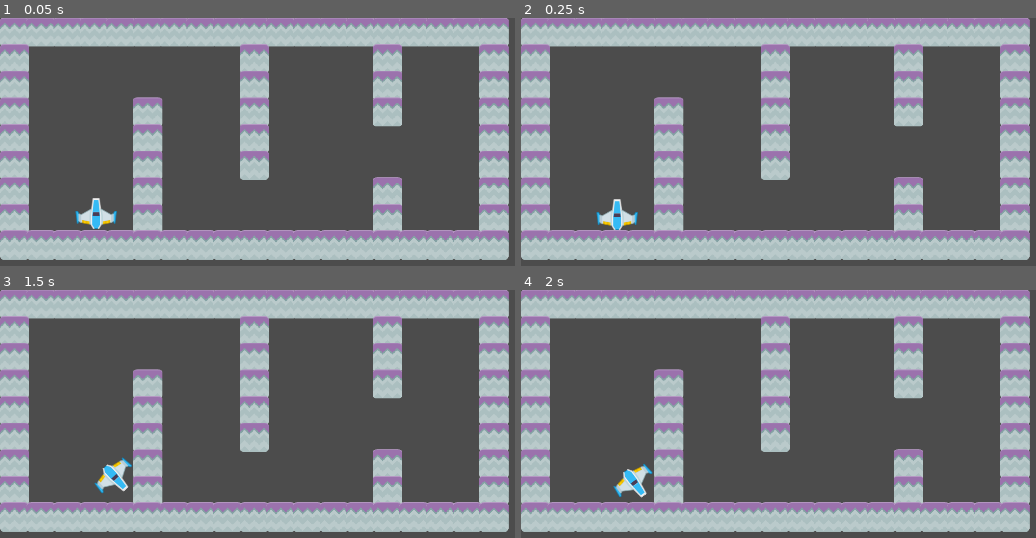
Above: before the commit, frames 1-4 (two rows, left to right).
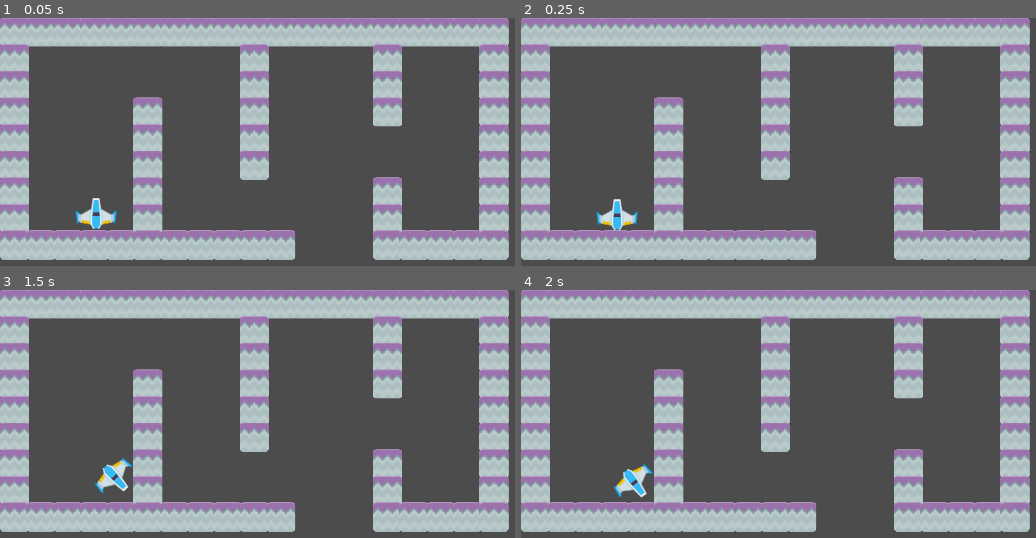
Above: after the commit, the same moments.

Repository: fferdinandg/gamedev_tutorial_2
Game: Godot game, scene res://scenes/MainLevel.tscn
Two runs of this game, one before a commit and one after it. Both use one fixed random seed, a clock stepped at 60 frames per second and the inputs below.
Inputs:
- Up to frame 1 (0.05 s): no input
- Up to frame 2 (0.25 s): no input
- Up to frame 3 (1.5 s): tap Enter at 0.5 s; hold Right (move_right) 0.53-1.28 s; hold Down (move_down) from 1.28 s (still down)
- Up to frame 4 (2 s): keep holding Down (move_down)

The runs differ from the first frame. In frame 1, 1.8% of the frame differs, in the area x 56-73%, y 85-98%; in frame 2, 1.8%; in frame 3, 1.8%; in frame 4, 1.8%.

Commit message:
finished game

Diff:
--- a/scenes/BlueShip.gd
+++ b/scenes/BlueShip.gd
@@ -2,8 +2,9 @@
 
 var thrust = Vector2(0, -250)
 var torque = 15000
+var reset = false
 
-func _integrate_forces(state):
+func _integrate_forces(_state):
 	if Input.is_action_pressed("ui_up"):
 		applied_force = thrust.rotated(rotation)
 	else:
@@ -14,3 +15,11 @@
 	if Input.is_action_pressed("ui_left"):
 		rotation_dir -= 1
 	applied_torque = rotation_dir * torque
+
+	if reset:
+		var t = _state.get_transform()
+		t.origin.x = 231
+		t.origin.y = 470
+		reset = false
+
+		_state.set_transform(t)
--- /dev/null
+++ b/scenes/DeathArea.gd
@@ -0,0 +1,6 @@
+extends Area2D
+
+
+func _on_DeathArea_body_entered(body: RigidBody2D):
+	if (body.name == "BlueShip"):
+		body.reset = true
--- a/scenes/MainLevel.tscn
+++ b/scenes/MainLevel.tscn
@@ -1,12 +1,13 @@
-[gd_scene load_steps=8 format=2]
+[gd_scene load_steps=10 format=2]
 
 [ext_resource path="res://scenes/BlueShip.tscn" type="PackedScene" id=2]
 [ext_resource path="res://assets/stone.png" type="Texture" id=3]
 [ext_resource path="res://scenes/ObjectiveArea.gd" type="Script" id=4]
+[ext_resource path="res://scenes/ResetArea.gd" type="Script" id=5]
 [ext_resource path="res://scenes/BlueShip.gd" type="Script" id=6]
 
 [sub_resource type="RectangleShape2D" id=1]
-extents = Vector2( 89.8438, 218.625 )
+extents = Vector2( 91.9219, 55.3125 )
 
 [sub_resource type="ConvexPolygonShape2D" id=3]
 points = PoolVector2Array( 0, 0, 70, 0, 70, 70, 0, 70 )
@@ -34,6 +35,9 @@
 } ]
 0/z_index = 0
 
+[sub_resource type="RectangleShape2D" id=5]
+extents = Vector2( 91.5, 10 )
+
 [node name="MainLevel" type="Node"]
 
 [node name="PlatformBlue" type="Node2D" parent="."]
@@ -43,7 +47,7 @@
 script = ExtResource( 4 )
 
 [node name="CollisionShape2D" type="CollisionShape2D" parent="ObjectiveArea"]
-position = Vector2( 1060.84, 290.625 )
+position = Vector2( 987, 322 )
 shape = SubResource( 1 )
 
 [node name="BlueShip" parent="." instance=ExtResource( 2 )]
@@ -56,6 +60,14 @@
 position = Vector2( 0, -1 )
 tile_set = SubResource( 2 )
 format = 1
-tile_data = PoolIntArray( 0, 0, 0, 1, 0, 0, 2, 0, 0, 3, 0, 0 …(665 unchanged characters)… 6, 0, 0, 524297, 0, 0, 524298, 0, 0, 524299, 0, 0, 524300, 0, 0, 524301, 0, 0, 524302, 0, 0, 524303, 0, 0, 524304, 0, 0, 524305, 0, 0, 524306, 0, 0 )
+tile_data = PoolIntArray( 0, 0, 0, 1, 0, 0, 2, 0, 0, 3, 0, 0 …(665 unchanged characters)… 6, 0, 0, 524297, 0, 0, 524298, 0, 0, 524302, 0, 0, 524303, 0, 0, 524304, 0, 0, 524305, 0, 0, 524306, 0, 0 )
+
+[node name="ResetArea" type="Area2D" parent="."]
+script = ExtResource( 5 )
+
+[node name="CollisionShape2D" type="CollisionShape2D" parent="ResetArea"]
+position = Vector2( 803.5, 570 )
+shape = SubResource( 5 )
 
 [connection signal="body_entered" from="ObjectiveArea" to="ObjectiveArea" method="_on_ObjectiveArea_body_entered"]
+[connection signal="body_entered" from="ResetArea" to="ResetArea" method="_on_ResetArea_body_entered"]
--- /dev/null
+++ b/scenes/ResetArea.gd
@@ -0,0 +1,6 @@
+extends Area2D
+
+
+func _on_ResetArea_body_entered(body: RigidBody2D):
+	if (body.name == "BlueShip"):
+		body.reset = true
